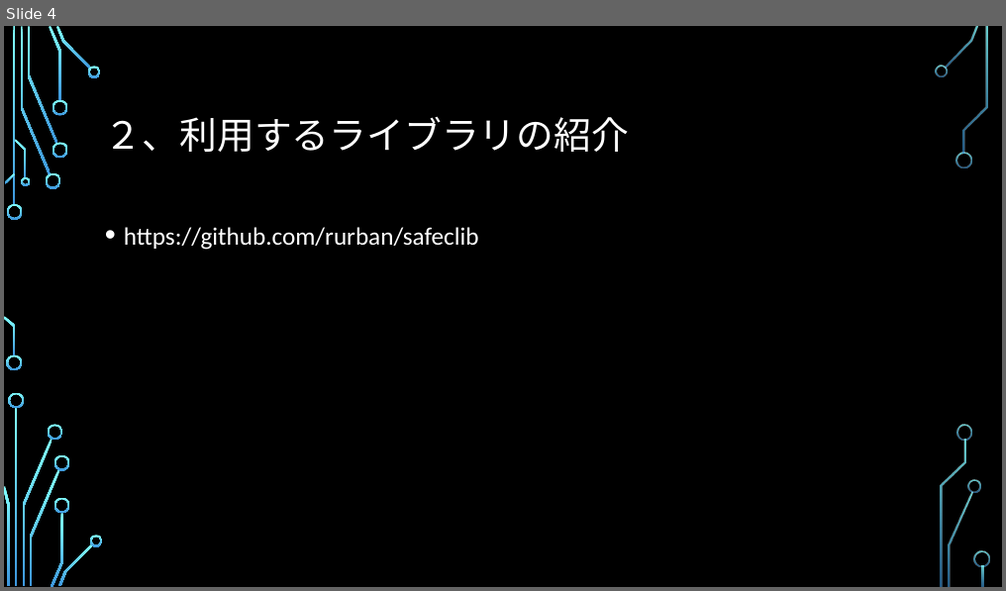
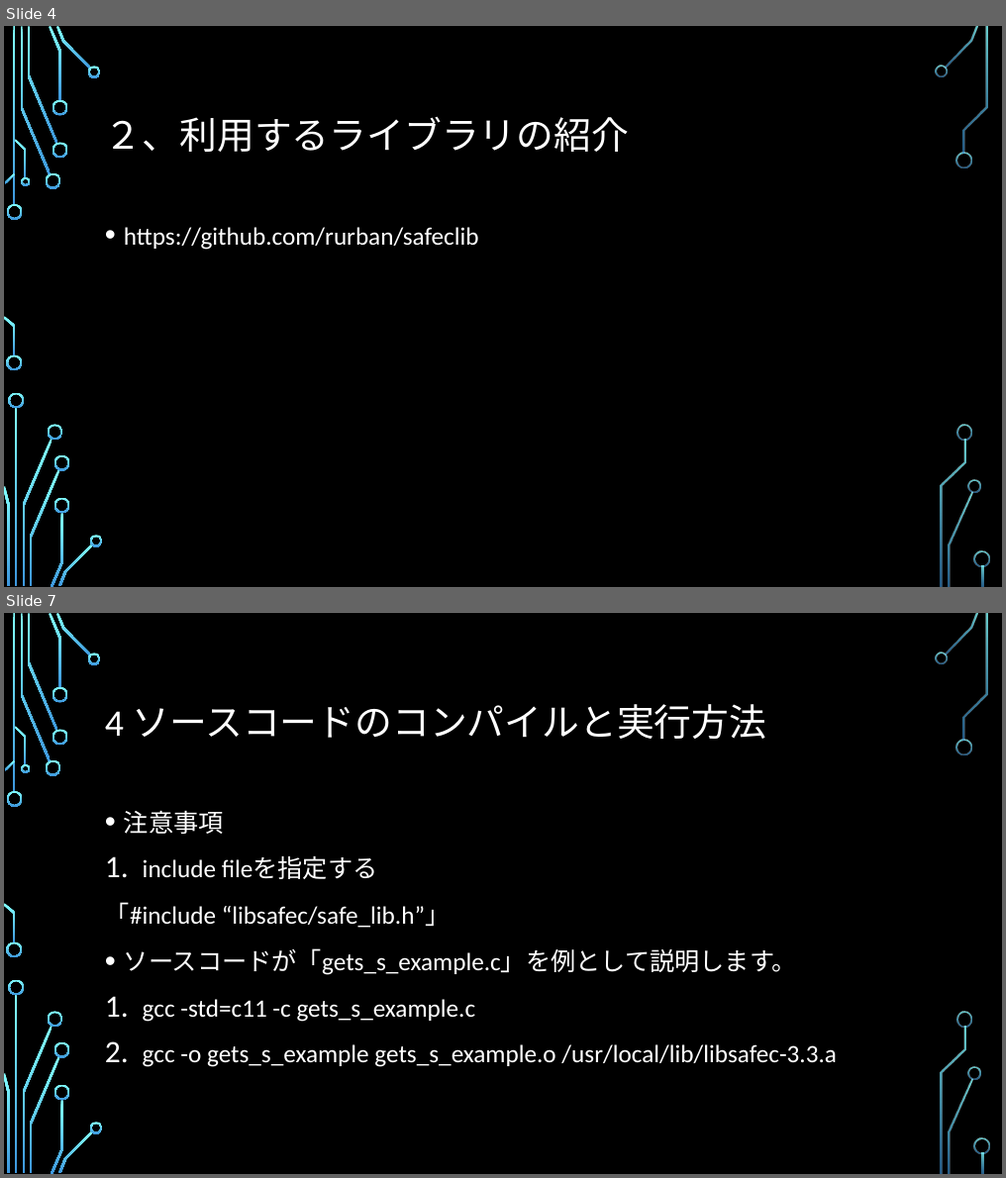
Before and after one commit to a1852rw/aiit_004_SecurePrograming, a slide deck: 003_documents/グループ２発表資料.pptx. Shown one above the other, each under a label of ours: slide 4 before the commit, slides 4 and 7 after it; the slides between them are not shown. The pictures are 1006x591 and 1006x1178 pixels, drawn with LibreOffice and Linux fonts; fonts in the diff are those of the drawing; background and template pictures are left out. Boxes give left, top, right and bottom in pixels: in the first picture for what was removed or moved away, otherwise in the second. Text is boxed around its words. In the diff, an @@ line names an element or a change of style, - is before the commit and + after.

Commit message:
更新を反映
各関数の説明ページを作り始めたところです

```diff
--- a/003_documents/グループ２発表資料.pptx
+++ b/003_documents/グループ２発表資料.pptx
@@ slide 7 added at (x1=4, y1=613, x2=1002, y2=1174), background picture (left out); not listed: 36 template elements that a slide beside it also shows @@
@@ title added at (x1=105, y1=704, x2=767, y2=739), 36 pt, text #FFFFFF @@
+4 ソースコードのコンパイルと実行方法
@@ text added at (x1=105, y1=810, x2=837, y2=1067), 24 pt, text #FFFFFF @@
+• 注意事項
+1. include fileを指定する
+「#include “libsafec/safe_lib.h”」
+• ソースコードが「gets_s_example.c」を例として説明します。
+1. gcc -std=c11 -c gets_s_example.c
+2. gcc -o gets_s_example gets_s_example.o /usr/local/lib/libsafec-3.3.a
```
Also in this commit, not shown: 2 slides changed, 14 other slides added, 3 slides removed, 1 other file.
